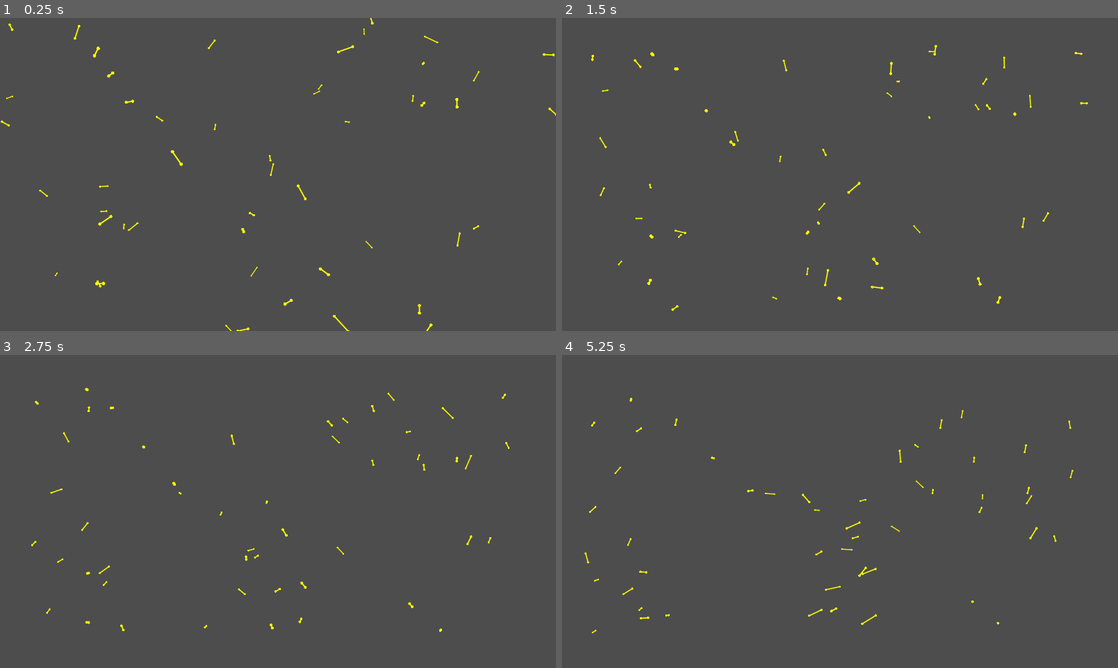
Above: before the commit, frames 1-4 (two rows, left to right).
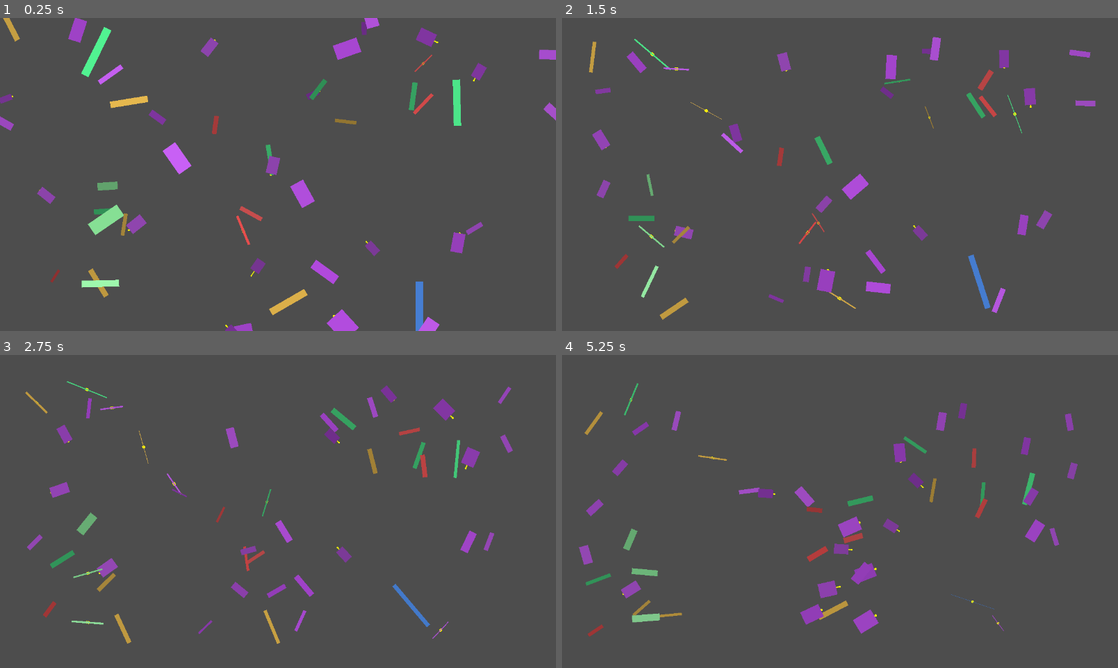
Above: after the commit, the same moments.

Repository: FromAriel/Experiments
Game: Godot game, scene res://Main.tscn
Same seed, same stepped clock (60 frames per second), same inputs: the game is played once before the commit and once after it.
Inputs:
- Up to frame 1 (0.25 s): no input
- Up to frame 2 (1.5 s): tap Enter at 0.5 s
- Up to frame 3 (2.75 s): no input
- Up to frame 4 (5.25 s): no input

The runs differ from the first frame. In frame 1, 5.3% of the frame differs, in the area x 0-100%, y 0-100%; in frame 2, 3.8%; in frame 3, 3.2%; in frame 4, 3.8%.

Commit message:
feat(renderer): non-uniform fish scaling

Diff:
--- a/BOIDFIsh/fishyfishyfishy/scripts/renderer/fish_renderer.gd
+++ b/BOIDFIsh/fishyfishyfishy/scripts/renderer/fish_renderer.gd
@@ -93,18 +93,20 @@
         var head2: Vector2 = Vector2(head.x, head.y)
         var tail2: Vector2 = Vector2(tail.x, tail.y)
         var angle: float = (head2 - tail2).angle()
+        var length_px: float = head2.distance_to(tail2)
+
+        var species_id: int = int(item["species_id"])
+        var arch_index: int = clamp(species_id, 0, FR_boid_system_RD.FB_archetypes_IN.size() - 1)
+        var arch: FishArchetype = FR_boid_system_RD.FB_archetypes_IN[arch_index]
 
         var xf := Transform2D.IDENTITY
-        xf = xf.scaled(Vector2(scale, scale))
+        xf = xf.scaled(Vector2(arch.FA_size_vec3_IN.x * scale, length_px * scale))
         xf = xf.rotated(angle)
-        xf = xf.translated(head2)
+        xf = xf.translated((head2 + tail2) * 0.5)
 
         FR_multimesh_SH.set_instance_transform_2d(i, xf)
 
-        var species_id: int = int(item["species_id"])
-        var palette_idx: int = 0
-        if species_id < FR_boid_system_RD.FB_archetypes_IN.size():
-            palette_idx = FR_boid_system_RD.FB_archetypes_IN[species_id].FA_palette_id_IN
+        var palette_idx: int = arch.FA_palette_id_IN
 
         var base_col: Color = FR_PALETTES_SH[palette_idx % FR_PALETTES_SH.size()]
         FR_rng_SH.seed = species_id * 4096 + i
Not shown, changed: BOIDFIsh/CHANGE_LOG.md
Not shown, changed: BOIDFIsh/TODO.md
